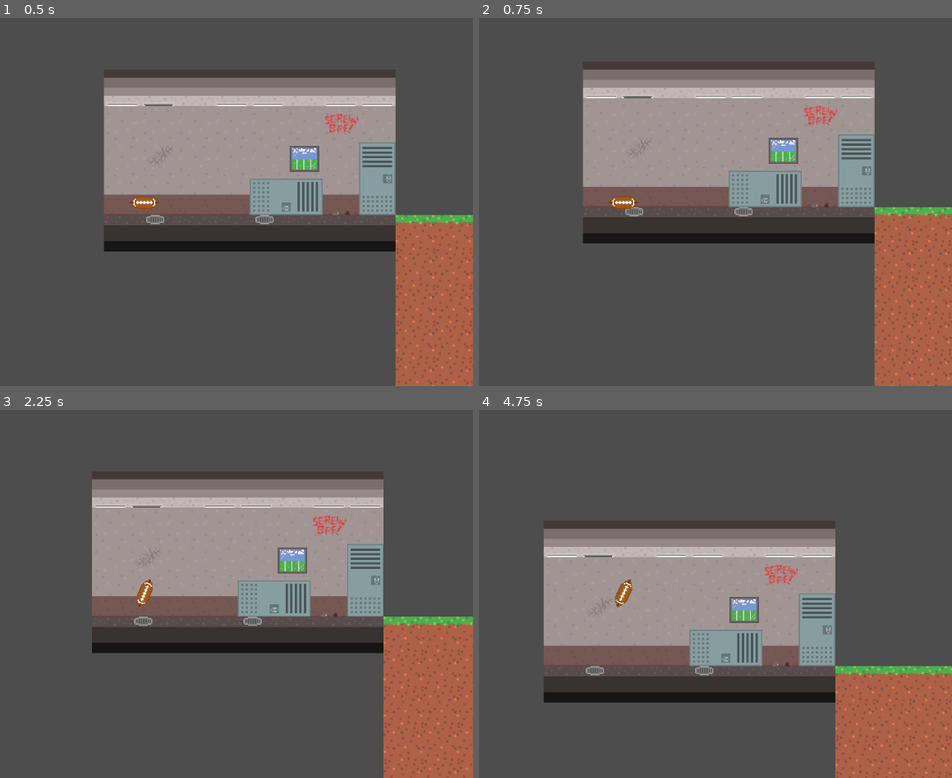
Above: before the commit, frames 1-4 (two rows, left to right).
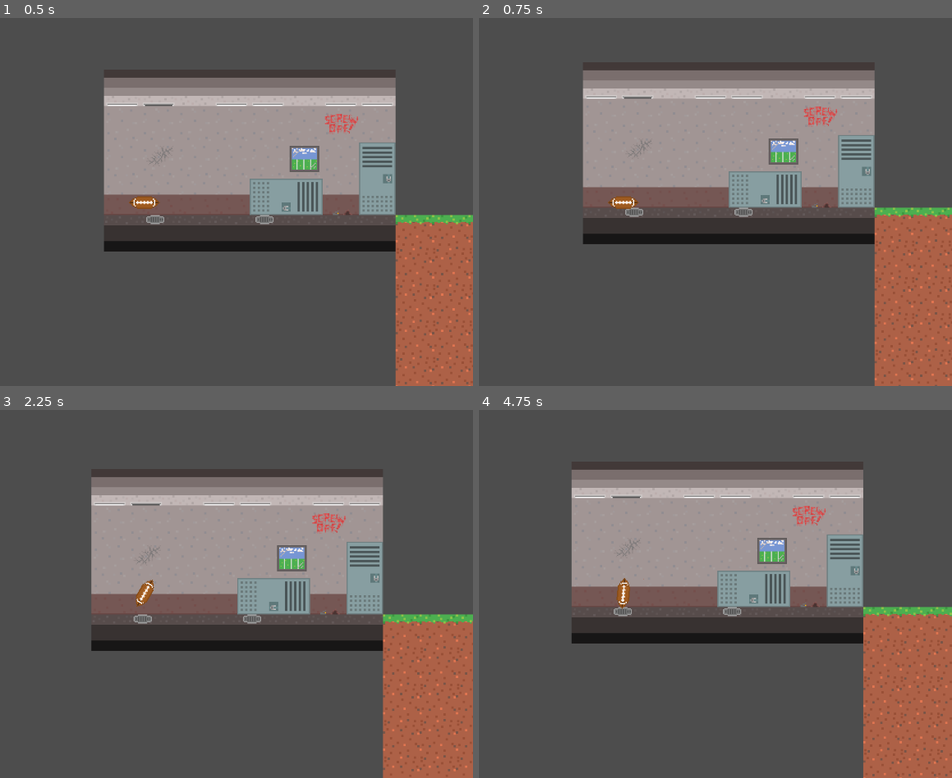
Above: after the commit, the same moments.

Repository: LDGamingExpress/Ball-Game
Game: Godot game, scene res://Level1.tscn
Same seed, same stepped clock (60 frames per second), same inputs: the game is played once before the commit and once after it.
Inputs (mouse positions are in pixels of both pictures, inside the frame that each line leads up to):
- Up to frame 1 (0.5 s): no input
- Up to frame 2 (0.75 s): move the mouse to (767, 183) at 0.52 s; hold D (Right) from 0.53 s (still down)
- Up to frame 3 (2.25 s): tap W (Jump) at 0.77 s; release D (Right) at 1.25 s; click (146, 594) at 1.25 s; tap Enter at 2 s; move the mouse to (14, 612) at 2.02 s; hold D (Right) from 2.03 s (still down)
- Up to frame 4 (4.75 s): tap W (Jump) at 2.27, 3.77, 4.52 s; move the mouse to (691, 513) at 2.77 s; release D (Right) at 2.78 s; hold A (Left) 2.78-3.53 s; move the mouse to (592, 667) at 3.52 s; hold D (Right) from 3.53 s (still down); tap Space at 4.25 s; move the mouse to (819, 649) at 4.27 s

Frame 1 is identical in both runs. In frame 2, 1.6% of the frame differs, in the area x 22-100%, y 14-100%; in frame 3, 6.3%; in frame 4, 40%, in the area x 13-100%, y 16-100%.

Commit message:
Ragdoll Knockout
Ragdolls can be knocked out

Diff:
--- a/Ball Game/Ball.tscn
+++ b/Ball Game/Ball.tscn
@@ -21,9 +21,14 @@
 
 [sub_resource type="CapsuleShape2D" id="CapsuleShape2D_5pc7e"]
 radius = 5.0
+height = 24.0
+
+[sub_resource type="CapsuleShape2D" id="CapsuleShape2D_3tj6u"]
+radius = 6.0
 height = 26.0
 
 [node name="Ball" type="RigidBody2D" node_paths=PackedStringArray("line")]
+texture_filter = 1
 gravity_scale = 15.0
 script = ExtResource("1_3tj6u")
 offsetMultiplier = Vector2(1, 1)
@@ -33,6 +38,7 @@
 sprite_frames = SubResource("SpriteFrames_pmjjh")
 
 [node name="CollisionShape2D" type="CollisionShape2D" parent="."]
+position = Vector2(-0.5, 0.5)
 rotation = 1.5708
 shape = SubResource("CapsuleShape2D_5pc7e")
 
@@ -52,5 +58,13 @@
 texture = ExtResource("3_oly7h")
 texture_mode = 1
 
+[node name="Area2D" type="Area2D" parent="."]
+
+[node name="CollisionShape2D" type="CollisionShape2D" parent="Area2D"]
+position = Vector2(-0.5, 0.5)
+rotation = 1.5708
+shape = SubResource("CapsuleShape2D_3tj6u")
+
 [connection signal="button_down" from="Button" to="." method="_on_button_button_down"]
 [connection signal="button_up" from="Button" to="." method="_on_button_button_up"]
+[connection signal="body_entered" from="Area2D" to="." method="_on_area_2d_body_entered"]
--- a/Ball Game/BallMovementScript.gd
+++ b/Ball Game/BallMovementScript.gd
@@ -44,3 +44,10 @@
 	elif buttonPressed == true:
 		var currOffset = get_global_mouse_position() - global_position
 		updateTrajectory(currOffset * offsetMultiplier, delta)
+
+
+
+func _on_area_2d_body_entered(body: Node2D) -> void:
+	if body.is_in_group("KnockEnemy"):
+		body.get_parent().get_parent().get_parent().KnockOut()
+		Globals.Score += 100
--- a/Ball Game/Level1.tscn
+++ b/Ball Game/Level1.tscn
@@ -6,6 +6,7 @@
 [ext_resource type="PackedScene" uid="uid://cndrjy88677my" path="res://Goal.tscn" id="3_lmyl5"]
 [ext_resource type="PackedScene" uid="uid://djtht1dbyx8gp" path="res://Obstacle.tscn" id="4_mlbie"]
 [ext_resource type="PackedScene" uid="uid://btydu2e6jwv4e" path="res://Ball.tscn" id="7_mlbie"]
+[ext_resource type="PackedScene" uid="uid://b0oacflovb6jn" path="res://RagdollV2.tscn" id="7_s3sxq"]
 
 [sub_resource type="TileSetAtlasSource" id="TileSetAtlasSource_mlbie"]
 texture = ExtResource("1_lmyl5")
@@ -125,3 +126,6 @@
 
 [node name="Ball" parent="." instance=ExtResource("7_mlbie")]
 position = Vector2(36, 35)
+
+[node name="Ragdoll" parent="." instance=ExtResource("7_s3sxq")]
+position = Vector2(435, 20)
--- /dev/null
+++ b/Ball Game/RagdollScript.gd
@@ -0,0 +1,8 @@
+extends CharacterBody2D
+@export var Sprite = 0
+
+func KnockOut():
+	if $Chest/NeckJoint/Head/BirdAnimation.self_modulate.a < 1:
+		$Chest/NeckJoint/Head/BirdAnimation.self_modulate.a = lerp($Chest/NeckJoint/Head/BirdAnimation.self_modulate.a,1.0,0.1)
+		await get_tree().create_timer(0.16).timeout
+		KnockOut()
--- a/Ball Game/RagdollV2.tscn
+++ b/Ball Game/RagdollV2.tscn
@@ -1,6 +1,8 @@
-[gd_scene load_steps=17 format=3 uid="uid://lyfbsgtpmowi"]
+[gd_scene load_steps=24 format=3 uid="uid://b0oacflovb6jn"]
 
 [ext_resource type="Texture2D" uid="uid://bt6swr0plkf5t" path="res://Textures/BallGameCharacterSprites.png" id="1_61brl"]
+[ext_resource type="Script" uid="uid://b586bt5m16nkc" path="res://RagdollScript.gd" id="1_nnq3i"]
+[ext_resource type="Texture2D" uid="uid://dd0f7jkaictcd" path="res://Textures/BirdKnockoutAnimation.png" id="3_sjld4"]
 
 [sub_resource type="PhysicsMaterial" id="PhysicsMaterial_61brl"]
 
@@ -40,6 +42,35 @@
 [sub_resource type="CircleShape2D" id="CircleShape2D_0gmmt"]
 radius = 9.0
 
+[sub_resource type="AtlasTexture" id="AtlasTexture_nxknc"]
+atlas = ExtResource("3_sjld4")
+region = Rect2(0, 0, 48, 48)
+
+[sub_resource type="AtlasTexture" id="AtlasTexture_0gmmt"]
+atlas = ExtResource("3_sjld4")
+region = Rect2(48, 0, 48, 48)
+
+[sub_resource type="AtlasTexture" id="AtlasTexture_32id1"]
+atlas = ExtResource("3_sjld4")
+region = Rect2(96, 0, 48, 48)
+
+[sub_resource type="SpriteFrames" id="SpriteFrames_11155"]
+animations = [{
+"frames": [{
+"duration": 1.0,
+"texture": SubResource("AtlasTexture_nxknc")
+}, {
+"duration": 1.0,
+"texture": SubResource("AtlasTexture_0gmmt")
+}, {
+"duration": 1.0,
+"texture": SubResource("AtlasTexture_32id1")
+}],
+"loop": true,
+"name": &"default",
+"speed": 16.0
+}]
+
 [sub_resource type="AtlasTexture" id="AtlasTexture_3dasp"]
 atlas = ExtResource("1_61brl")
 region = Rect2(0, 64, 32, 32)
@@ -91,8 +122,12 @@
 "speed": 5.0
 }]
 
+[sub_resource type="RectangleShape2D" id="RectangleShape2D_ieiag"]
+size = Vector2(124, 57)
+
 [node name="Ragdoll" type="CharacterBody2D"]
 texture_filter = 1
+script = ExtResource("1_nnq3i")
 
 [node name="Chest" type="RigidBody2D" parent="."]
 mass = 10.0
@@ -110,7 +145,7 @@
 node_a = NodePath("..")
 node_b = NodePath("Head")
 
-[node name="Head" type="RigidBody2D" parent="Chest/NeckJoint"]
+[node name="Head" type="RigidBody2D" parent="Chest/NeckJoint" groups=["KnockEnemy"]]
 position = Vector2(0, -9)
 mass = 2.0
 gravity_scale = 2.0
@@ -121,6 +156,12 @@
 [node name="CollisionShape2D" type="CollisionShape2D" parent="Chest/NeckJoint/Head"]
 shape = SubResource("CircleShape2D_0gmmt")
 
+[node name="BirdAnimation" type="AnimatedSprite2D" parent="Chest/NeckJoint/Head"]
+self_modulate = Color(1, 1, 1, 0)
+position = Vector2(0, 5)
+sprite_frames = SubResource("SpriteFrames_11155")
+autoplay = "default"
+
 [node name="ArmLJoint" type="PinJoint2D" parent="Chest"]
 position = Vector2(-7, -7)
 node_a = NodePath("..")
@@ -187,3 +228,9 @@
 [node name="CollisionShape2D" type="CollisionShape2D" parent="Chest/LegRJoint/LegR"]
 position = Vector2(5.5, -0.5)
 shape = SubResource("RectangleShape2D_ylilp")
+
+[node name="DetectArea" type="Area2D" parent="."]
+
+[node name="CollisionShape2D" type="CollisionShape2D" parent="DetectArea"]
+position = Vector2(0, -18.5)
+shape = SubResource("RectangleShape2D_ieiag")
--- /dev/null
+++ b/Ball Game/globals.gd
@@ -0,0 +1,2 @@
+extends Node
+var Score = 0
--- a/Ball Game/project.godot
+++ b/Ball Game/project.godot
@@ -14,6 +14,10 @@
 run/main_scene="uid://ckl76bm1rpi5u"
 config/features=PackedStringArray("4.4", "Forward Plus")
 config/icon="res://icon.svg"
+
+[autoload]
+
+Globals="*res://globals.gd"
 
 [input]
 
Not shown: 1 places in Ball Game/Ball.tscn that only renumber resources
Not shown: 1 places in Ball Game/Level1.tscn that only renumber resources
Not shown, added: Ball Game/RagdollScript.gd.uid
Binary file added: Ball Game/Textures/BirdKnockoutAnimation.png
Not shown, added: Ball Game/Textures/BirdKnockoutAnimation.png.import
Not shown, added: Ball Game/globals.gd.uid
